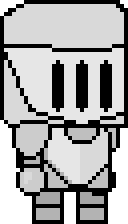
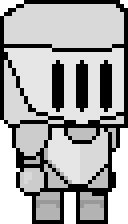
Revision of a layered 128 x 224 image; what changed, layer by layer:
painted on "Feet" over 36, 192, 104, 208
